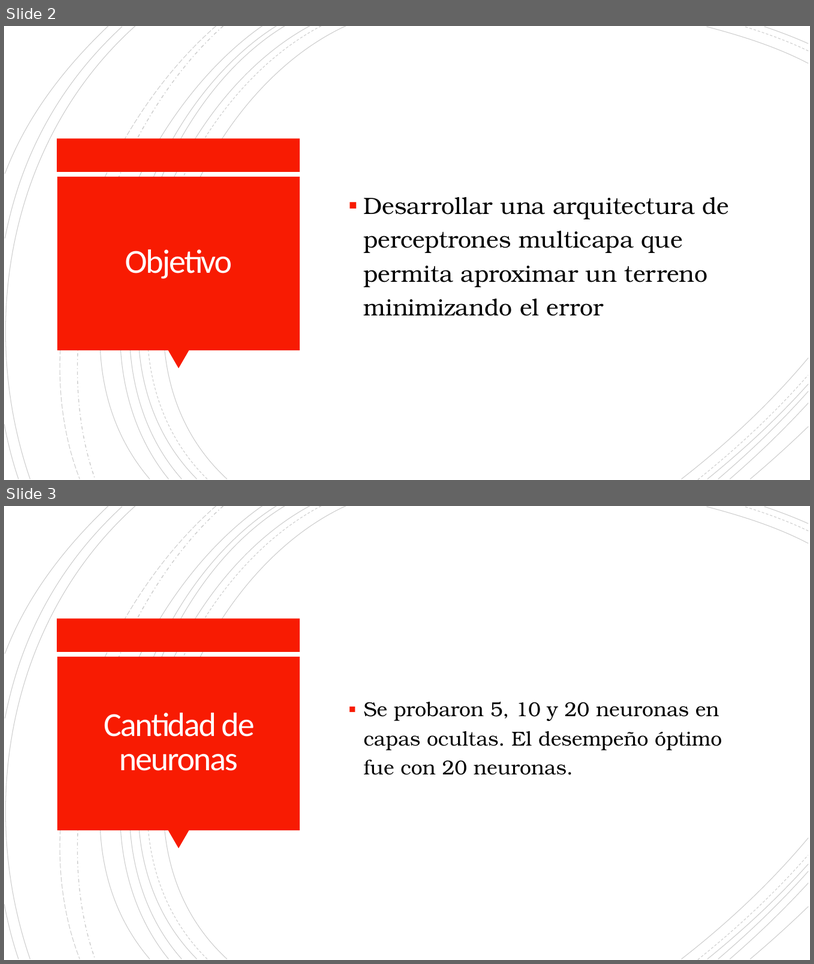
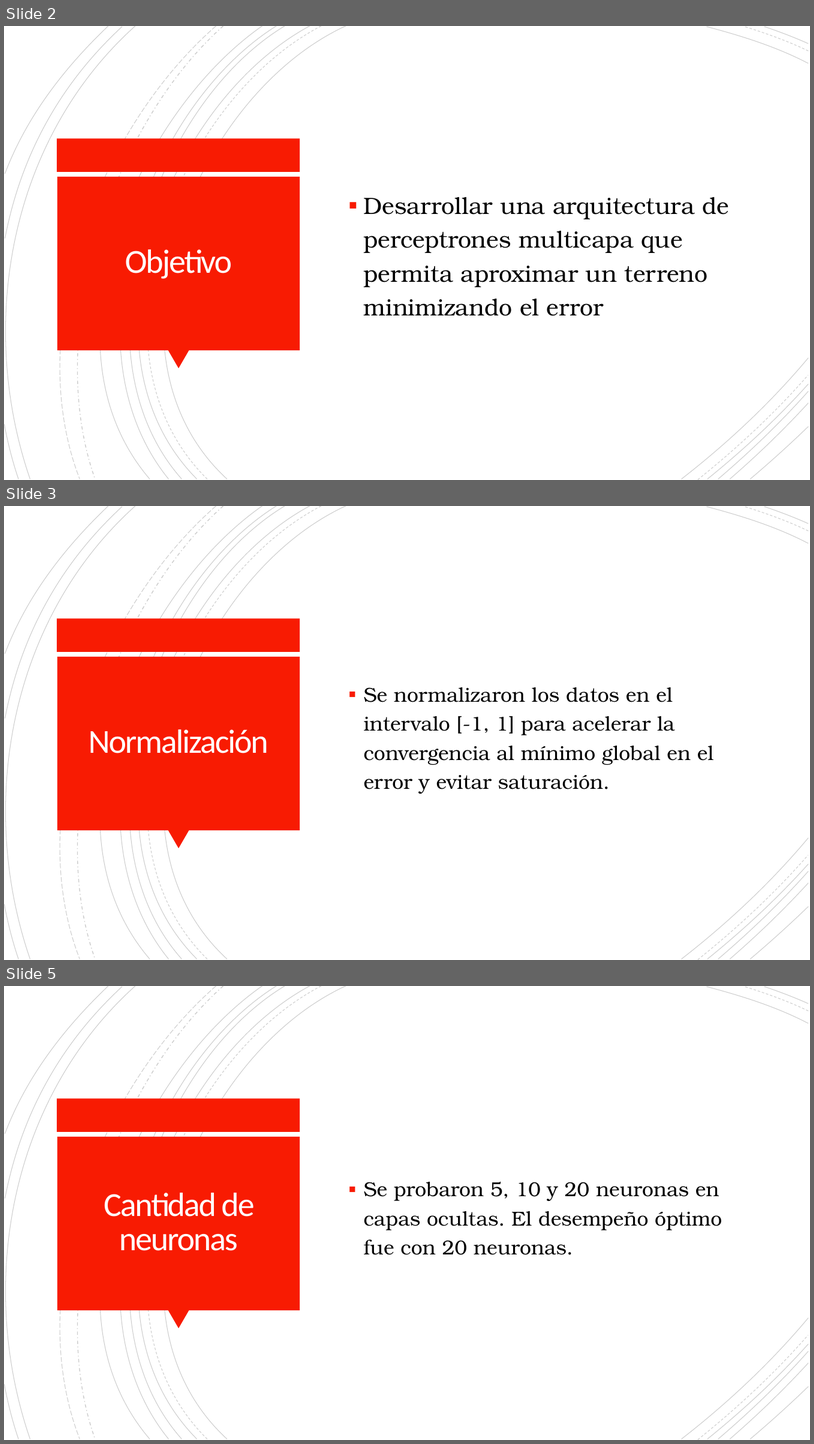
Before and after one commit to ramadis/sia, a slide deck: TP PARTE 2/presentacion.pptx. Shown one above the other, each under a label of ours: slides 2 and 3 before the commit, slides 2, 3 and 5 after it; the slides between them are not shown. The pictures are 814x964 and 814x1444 pixels, drawn with LibreOffice and Linux fonts; fonts in the diff are those of the drawing. Boxes give left, top, right and bottom in pixels: in the first picture for what was removed or moved away, otherwise in the second. Text is boxed around its words. In the diff, an @@ line names an element or a change of style, - is before the commit and + after.

```diff
--- a/TP PARTE 2/presentacion.pptx
+++ b/TP PARTE 2/presentacion.pptx
@@ slide 3 added at (4,506,810,960), background #FFFFFF; not listed: 24 template elements that a slide beside it also shows @@
@@ text added at (364,687,714,793), 24 pt, text #000000 @@
+▪ Se normalizaron los datos en el intervalo [-1, 1] para acelerar la convergencia al mínimo global en el error y evitar saturación.
@@ title added at (89,729,269,753), 40 pt, text #FFFEFF @@
+Normalización
@@ what was slide 3 is now slide 5 @@
```
Also in this commit, not shown: 2 slides changed, 1 other slide added, 1 slide removed, 1 other file.
